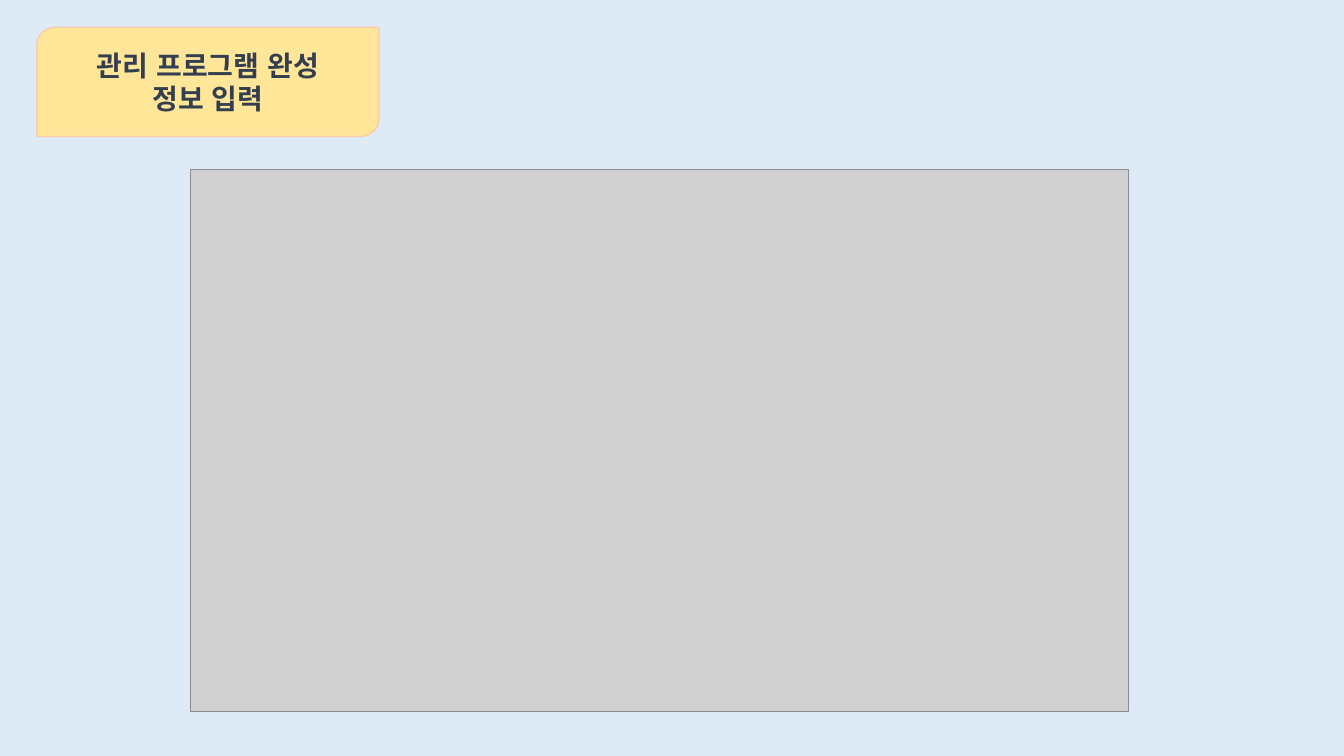
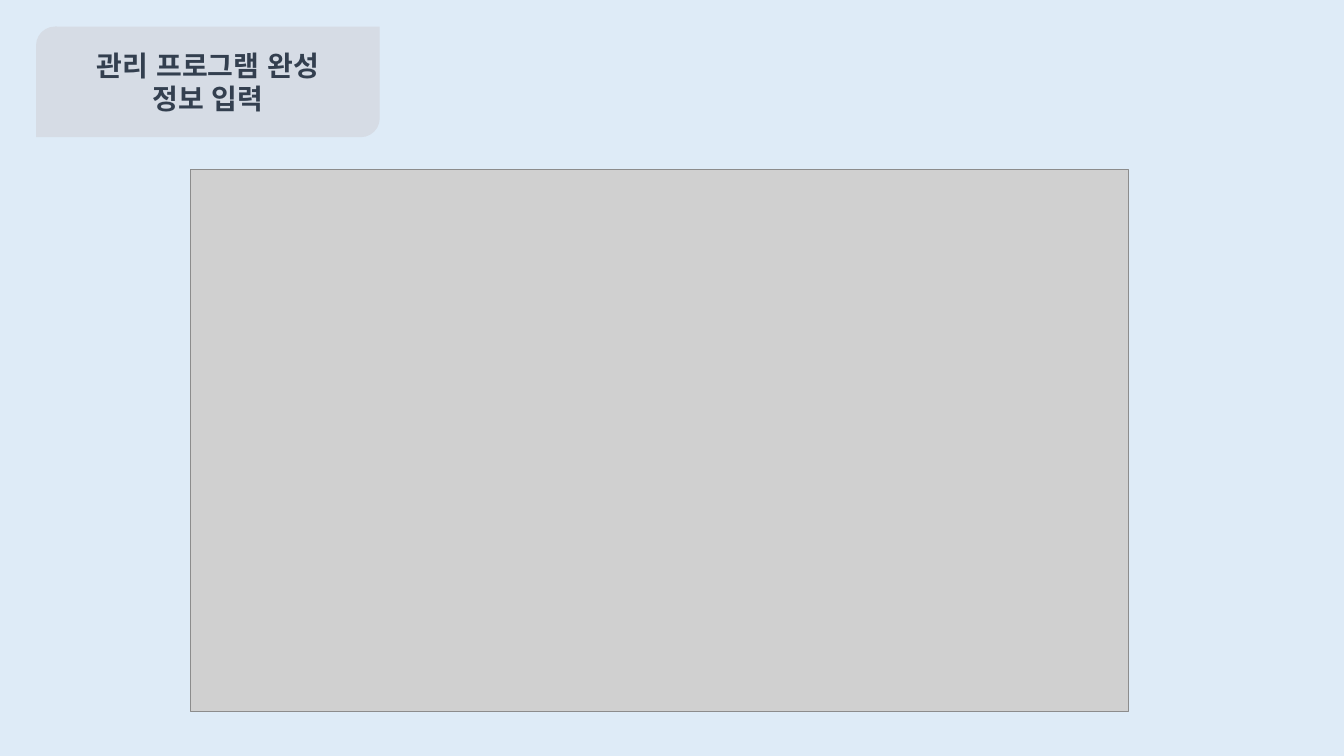
Before and after one commit to limjh0513/DGSW_studentsmanage, a slide deck: slide 7 of 자료구조.pptx. Drawn at 1344x756 pixels with LibreOffice and Linux fonts; fonts in the diff are those of the drawing; grey boxes stand for pictures. Boxes give left, top, right and bottom in pixels: in the first picture for what was removed or moved away, otherwise in the second. Text is boxed around its words. In the diff, an @@ line names an element or a change of style, - is before the commit and + after.

```diff
--- a/자료구조.pptx
+++ b/자료구조.pptx
@@ round diag rect "관리 프로그램 완성" at (36, 27, 379, 136): fill #FFE699 to #D6DCE5; outline #F8CBAD 1 pt to #D6DCE5 1 pt @@
```
Also in this commit, not shown: 12 other slides changed, 1 slide removed.
